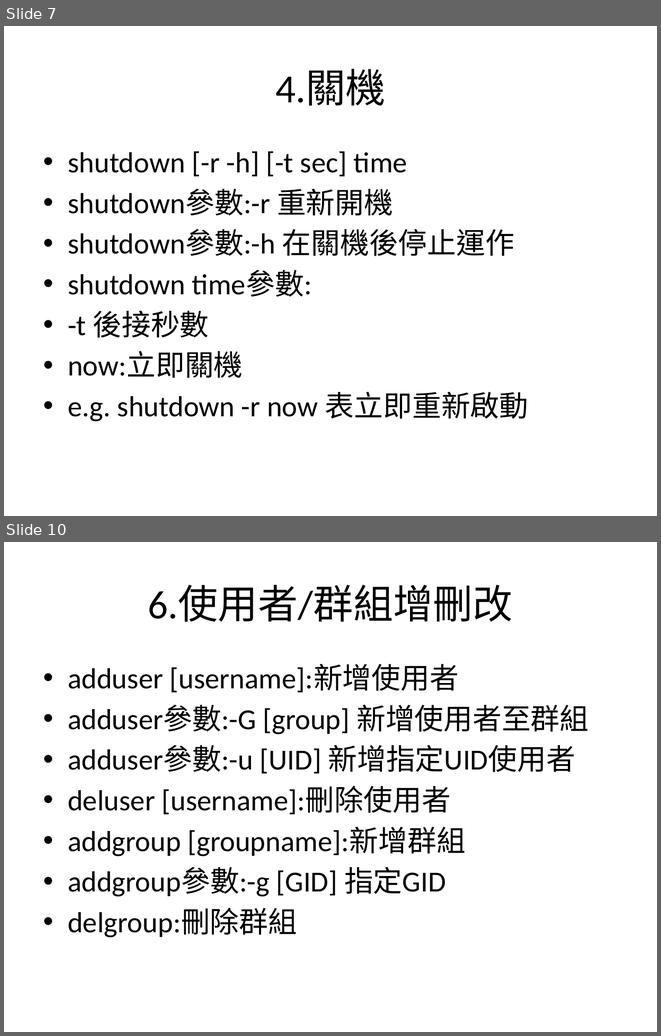
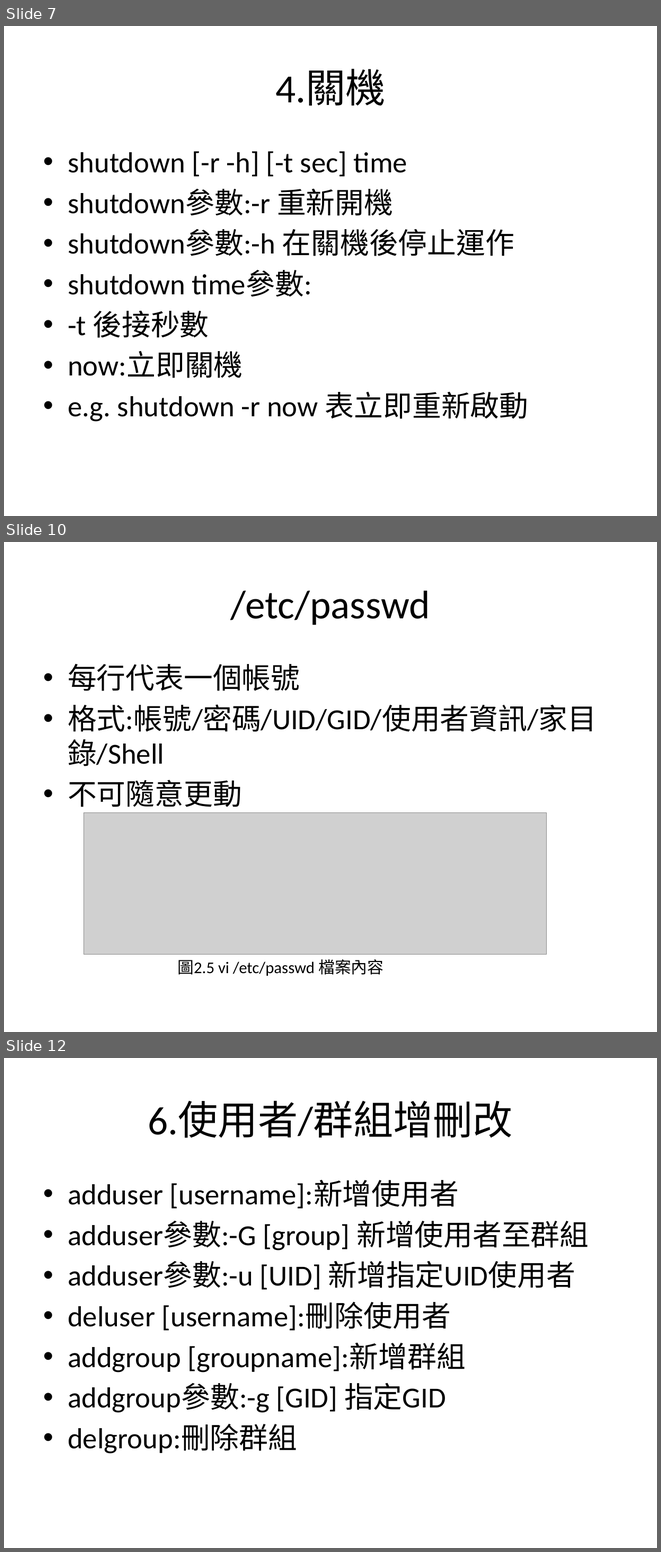
Before and after one commit to charlie11438/note, a slide deck: Linux/Linux_2.pptx. Shown one above the other, each under a label of ours: slides 7 and 10 before the commit, slides 7, 10 and 12 after it; the slides between them are not shown. The pictures are 661x1036 and 661x1552 pixels, drawn with LibreOffice and Linux fonts; fonts in the diff are those of the drawing; grey boxes stand for pictures. Boxes give left, top, right and bottom in pixels: in the first picture for what was removed or moved away, otherwise in the second. Text is boxed around its words. In the diff, an @@ line names an element or a change of style, - is before the commit and + after.

Commit message:
新增內容

```diff
--- a/Linux/Linux_2.pptx
+++ b/Linux/Linux_2.pptx
@@ slide 10 added at [4,542,657,1032], background #FFFFFF @@
@@ title added at [230,590,430,625], 44 pt, text #000000 @@
+/etc/passwd
@@ text added at [68,664,597,807], 32 pt, text #000000 @@
+• 每行代表一個帳號
+• 格式:帳號/密碼/UID/GID/使用者資訊/家目錄/Shell
+• 不可隨意更動
@@ picture added at [84,812,547,954] @@
@@ text added at [177,959,383,976], 18 pt, text #000000 @@
+圖2.5 vi /etc/passwd 檔案內容
@@ what was slide 10 is now slide 12 @@
```
Also in this commit, not shown: 3 slides changed, 2 other slides added, 1 slide removed.
